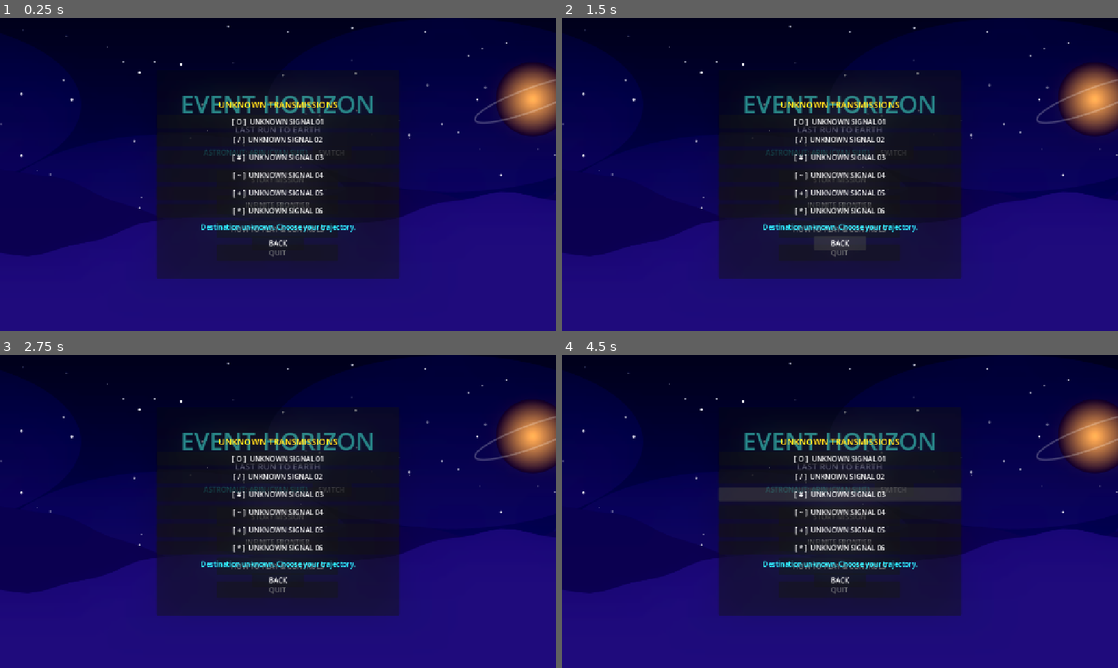
Above: before the commit, frames 1-4 (two rows, left to right).
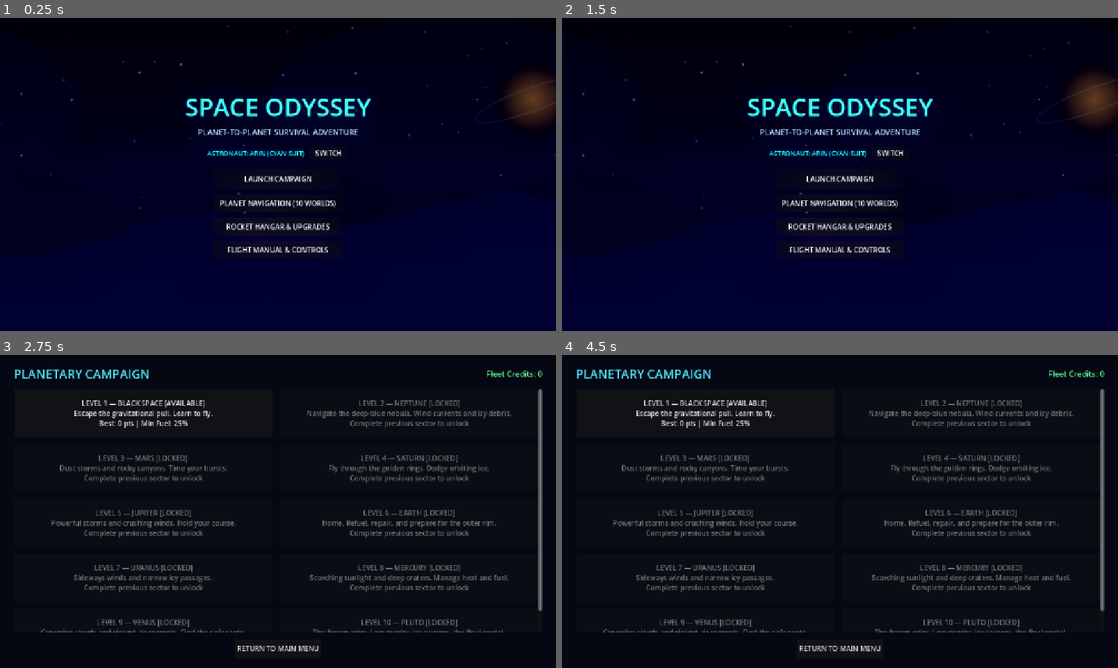
Above: after the commit, the same moments.

Repository: mallikarjunr444-gif/respawn-2d-game
Game: Godot game, scene res://scenes/main_menu.tscn
Two runs of this game, one before a commit and one after it. Both use one fixed random seed, a clock stepped at 60 frames per second and the inputs below.
Inputs (mouse positions are in pixels of both pictures, inside the frame that each line leads up to):
- Up to frame 1 (0.25 s): no input
- Up to frame 2 (1.5 s): click (840, 205) at 0.5 s, where only the run before the commit has a clickable "INFINITE FRONTIER"; click "BACK" (after the commit: "RETURN TO MAIN MENU") at 1.25 s
- Up to frame 3 (2.75 s): click (278, 539) at 2 s, where only the run after the commit has a clickable "PLANET NAVIGATION (10 WORLDS)"
- Up to frame 4 (4.5 s): click (840, 458) at 2.75 s, where only the run before the commit has a clickable "[ O ] UNKNOWN SIGNAL 01"; click (840, 477) at 3.5 s, where only the run before the commit has a clickable "[ / ] UNKNOWN SIGNAL 02"; click (840, 495) at 4.25 s, where only the run before the commit has a clickable "[ # ] UNKNOWN SIGNAL 03"

The runs differ from the first frame. In frame 1, 68% of the frame differs, in the area x 0-100%, y 0-100%; in frame 2, 68%; in frame 3, 74%; in frame 4, 76%.

Commit message:
feat: redesign main menu layout and update UI text for space odyssey theme

Diff:
--- a/scenes/main_menu.tscn
+++ b/scenes/main_menu.tscn
@@ -27,16 +27,14 @@
 expand_mode = 1
 stretch_mode = 6
 
-[node name="RouteBackdrop" type="ColorRect" parent="."]
-visible = false
-layout_mode = 1
-anchors_preset = 15
-anchor_right = 1.0
-anchor_bottom = 1.0
-grow_horizontal = 2
-grow_vertical = 2
-mouse_filter = 2
-color = Color(0.012, 0.026, 0.045, 1)
+[node name="DarkFilter" type="ColorRect" parent="."]
+layout_mode = 1
+anchors_preset = 15
+anchor_right = 1.0
+anchor_bottom = 1.0
+grow_horizontal = 2
+grow_vertical = 2
+color = Color(0.01, 0.02, 0.05, 0.65)
 
 [node name="CenterContainer" type="CenterContainer" parent="."]
 layout_mode = 1
@@ -48,25 +46,25 @@
 
 [node name="VBox" type="VBoxContainer" parent="CenterContainer"]
 layout_mode = 2
-theme_override_constants/separation = 24
+theme_override_constants/separation = 20
 
 [node name="TitleBox" type="VBoxContainer" parent="CenterContainer/VBox"]
 layout_mode = 2
 theme_override_constants/separation = 6
 
 [node name="Title" type="Label" parent="CenterContainer/VBox/TitleBox"]
-modulate = Color(1.5, 3.0, 4.5, 1)
-layout_mode = 2
-theme_override_colors/font_color = Color(0.24, 0.94, 1, 1)
+modulate = Color(1.2, 2.5, 3.8, 1)
+layout_mode = 2
+theme_override_colors/font_color = Color(0.3, 0.9, 1, 1)
 theme_override_font_sizes/font_size = 56
-text = "EVENT HORIZON"
+text = "SPACE ODYSSEY"
 horizontal_alignment = 1
 
 [node name="Subtitle" type="Label" parent="CenterContainer/VBox/TitleBox"]
 layout_mode = 2
-theme_override_colors/font_color = Color(0.85, 0.85, 1, 0.8)
-theme_override_font_sizes/font_size = 20
-text = "LAST RUN TO EARTH"
+theme_override_colors/font_color = Color(0.8, 0.9, 1, 0.85)
+theme_override_font_sizes/font_size = 18
+text = "PLANET-TO-PLANET SURVIVAL ADVENTURE"
 horizontal_alignment = 1
 
 [node name="CharSelector" type="HBoxContainer" parent="CenterContainer/VBox"]
@@ -76,8 +74,8 @@
 
 [node name="CharLabel" type="Label" parent="CenterContainer/VBox/CharSelector"]
 layout_mode = 2
-theme_override_font_sizes/font_size = 16
-text = "CHARACTER: ARIN (CYAN SUIT)"
+theme_override_font_sizes/font_size = 15
+text = "ASTRONAUT: ARIN (CYAN SUIT)"
 
 [node name="CharBtn" type="Button" parent="CenterContainer/VBox/CharSelector"]
 custom_minimum_size = Vector2(90, 32)
@@ -85,32 +83,33 @@
 text = "SWITCH"
 
 [node name="MenuButtons" type="VBoxContainer" parent="CenterContainer/VBox"]
-custom_minimum_size = Vector2(280, 0)
+custom_minimum_size = Vector2(300, 0)
 layout_mode = 2
 size_flags_horizontal = 4
-theme_override_constants/separation = 14
-
-[node name="StoryBtn" type="Button" parent="CenterContainer/VBox/MenuButtons"]
-custom_minimum_size = Vector2(0, 44)
-layout_mode = 2
-text = "STORY MISSION"
-
-[node name="EndlessBtn" type="Button" parent="CenterContainer/VBox/MenuButtons"]
-custom_minimum_size = Vector2(0, 44)
-layout_mode = 2
-text = "INFINITE FRONTIER"
+theme_override_constants/separation = 12
+
+[node name="LaunchBtn" type="Button" parent="CenterContainer/VBox/MenuButtons"]
+custom_minimum_size = Vector2(0, 46)
+layout_mode = 2
+text = "LAUNCH CAMPAIGN"
+
+[node name="PlanetsBtn" type="Button" parent="CenterContainer/VBox/MenuButtons"]
+custom_minimum_size = Vector2(0, 42)
+layout_mode = 2
+text = "PLANET NAVIGATION (10 WORLDS)"
+
+[node name="UpgradesBtn" type="Button" parent="CenterContainer/VBox/MenuButtons"]
+custom_minimum_size = Vector2(0, 42)
+layout_mode = 2
+text = "ROCKET HANGAR & UPGRADES"
 
 [node name="ControlsBtn" type="Button" parent="CenterContainer/VBox/MenuButtons"]
 custom_minimum_size = Vector2(0, 40)
 layout_mode = 2
-text = "HOW TO PLAY & CONTROLS"
-
-[node name="QuitBtn" type="Button" parent="CenterContainer/VBox/MenuButtons"]
-custom_minimum_size = Vector2(0, 40)
-layout_mode = 2
-text = "QUIT"
+text = "FLIGHT MANUAL & CONTROLS"
 
 [node name="ControlsModal" type="PanelContainer" parent="."]
+visible = false
 layout_mode = 1
 anchors_preset = 8
 anchor_left = 0.5
@@ -118,44 +117,50 @@
 anchor_right = 0.5
 anchor_bottom = 0.5
 offset_left = -300.0
-offset_top = -220.0
+offset_top = -240.0
 offset_right = 300.0
-offset_bottom = 220.0
+offset_bottom = 240.0
 grow_horizontal = 2
 grow_vertical = 2
 
 [node name="VBox" type="VBoxContainer" parent="ControlsModal"]
 layout_mode = 2
-alignment = 1
 theme_override_constants/separation = 12
 
 [node name="Title" type="Label" parent="ControlsModal/VBox"]
 layout_mode = 2
-theme_override_colors/font_color = Color(0.24, 0.94, 1, 1)
+theme_override_colors/font_color = Color(0.3, 0.9, 1, 1)
 theme_override_font_sizes/font_size = 22
-text = "PILOT MANUAL & CONTROLS"
-horizontal_alignment = 1
-
-[node name="ControlsText" type="Label" parent="ControlsModal/VBox"]
-layout_mode = 2
-text = "• MOVE: [A] / [D] or Left / Right Arrows
-• JUMP: [SPACE] or [W] (Hold for full height)
-• DASH: [SHIFT] (Air & Ground invulnerable boost)
-• SWORD SLASH: [J] or [Left Click] (Destroys voidlings & barriers)
-• PLASMA BLASTER: [K] or [Right Click] (Ranged energy bolts)
-• GRAVITY LANCE: [Hold K, release] (Piercing vortex shot)
-• PHASE SHIELD: [Q] (Absorbs incoming projectiles)
-• INTERACT: [E] (Forge terminals & devices)
-• RETRY: [R] | PAUSE: [ESC]"
-horizontal_alignment = 1
-
-[node name="CloseControlsBtn" type="Button" parent="ControlsModal/VBox"]
-custom_minimum_size = Vector2(140, 36)
-layout_mode = 2
-size_flags_horizontal = 4
-text = "BACK TO MENU"
-
-[node name="WorldSelectModal" type="PanelContainer" parent="."]
+text = "FLIGHT MANUAL & DIRECTIVES"
+horizontal_alignment = 1
+
+[node name="Content" type="RichTextLabel" parent="ControlsModal/VBox"]
+layout_mode = 2
+size_flags_vertical = 3
+bbcode_enabled = true
+text = "[color=#5cd6ff]FLIGHT CONTROLS[/color]
+• [b]W / A / S / D[/b] or [b]Arrow Keys[/b] — Steer Astronaut Flight Angle
+• [b]SPACEBAR[/b] — Fire Main Thruster (Consumes Fuel)
+• [b]SHIFT[/b] — Emergency Rocket Boost (High Speed Burst)
+
+[color=#5cd6ff]MISSION OBJECTIVES[/color]
+• Collect [b]Fuel Cells[/b] & [b]Energy Orbs[/b] to replenish your tank.
+• Dodge planetary hazards (storms, wind currents, debris, heat zones).
+• Reach the [b]Launch Gate[/b] with enough fuel to warp to the next world!
+• Singularity gravity exists [b]only in Level 1 (Black Space)[/b].
+
+[color=#5cd6ff]COMBAT & RECOVERY[/color]
+• [b]J / LMB[/b] — Energy Sword | [b]K / RMB[/b] — Blaster
+• [b]Q[/b] — Phase Shield | [b]Hold K[/b] — Gravity Lance
+• Hull damage drains fuel as an emergency stabilization penalty."
+
+[node name="CloseBtn" type="Button" parent="ControlsModal/VBox"]
+custom_minimum_size = Vector2(0, 38)
+layout_mode = 2
+text = "ACKNOWLEDGED"
+
+[node name="UpgradeModal" type="PanelContainer" parent="."]
+visible = false
 layout_mode = 1
 anchors_preset = 8
 anchor_left = 0.5
@@ -163,90 +168,61 @@
 anchor_right = 0.5
 anchor_bottom = 0.5
 offset_left = -280.0
-offset_top = -240.0
+offset_top = -220.0
 offset_right = 280.0
-offset_bottom = 240.0
-grow_horizontal = 2
-grow_vertical = 2
-
-[node name="VBox" type="VBoxContainer" parent="WorldSelectModal"]
-layout_mode = 2
-alignment = 1
+offset_bottom = 220.0
+grow_horizontal = 2
+grow_vertical = 2
+
+[node name="VBox" type="VBoxContainer" parent="UpgradeModal"]
+layout_mode = 2
+theme_override_constants/separation = 12
+
+[node name="Title" type="Label" parent="UpgradeModal/VBox"]
+layout_mode = 2
+theme_override_colors/font_color = Color(1, 0.8, 0.2, 1)
+theme_override_font_sizes/font_size = 24
+text = "ROCKET HANGAR UPGRADES"
+horizontal_alignment = 1
+
+[node name="CreditsLabel" type="Label" parent="UpgradeModal/VBox"]
+layout_mode = 2
+theme_override_colors/font_color = Color(0.3, 1, 0.6, 1)
+theme_override_font_sizes/font_size = 14
+text = "Fleet Credits Available: 0"
+horizontal_alignment = 1
+
+[node name="Grid" type="VBoxContainer" parent="UpgradeModal/VBox"]
+layout_mode = 2
 theme_override_constants/separation = 10
 
-[node name="Title" type="Label" parent="WorldSelectModal/VBox"]
-layout_mode = 2
-theme_override_colors/font_color = Color(1, 0.85, 0.2, 1)
-theme_override_font_sizes/font_size = 20
-text = "UNKNOWN TRANSMISSIONS"
-horizontal_alignment = 1
-
-[node name="W1Btn" type="Button" parent="WorldSelectModal/VBox"]
-layout_mode = 2
-text = "[ O ]  UNKNOWN SIGNAL 01"
-
-[node name="W2Btn" type="Button" parent="WorldSelectModal/VBox"]
-layout_mode = 2
-text = "[ / ]  UNKNOWN SIGNAL 02"
-
-[node name="W3Btn" type="Button" parent="WorldSelectModal/VBox"]
-layout_mode = 2
-text = "[ # ]  UNKNOWN SIGNAL 03"
-
-[node name="W4Btn" type="Button" parent="WorldSelectModal/VBox"]
-layout_mode = 2
-text = "[ ~ ]  UNKNOWN SIGNAL 04"
-
-[node name="W5Btn" type="Button" parent="WorldSelectModal/VBox"]
-layout_mode = 2
-text = "[ + ]  UNKNOWN SIGNAL 05"
-
-[node name="W6Btn" type="Button" parent="WorldSelectModal/VBox"]
-layout_mode = 2
-text = "[ * ]  UNKNOWN SIGNAL 06"
-
-[node name="RouteStatus" type="Label" parent="WorldSelectModal/VBox"]
-layout_mode = 2
-theme_override_colors/font_color = Color(0.3, 0.94, 1, 1)
-text = "Destination unknown. Choose your trajectory."
-horizontal_alignment = 1
-
-[node name="RouteScanLine" type="ColorRect" parent="."]
-visible = false
-layout_mode = 1
-anchor_right = 1.0
-offset_bottom = 2.0
-mouse_filter = 2
-color = Color(0.3, 0.9, 1, 0.22)
-
-[node name="BackBtn" type="Button" parent="WorldSelectModal/VBox"]
-custom_minimum_size = Vector2(120, 32)
-layout_mode = 2
-size_flags_horizontal = 4
-text = "BACK"
-
-[node name="WarpOverlay" type="ColorRect" parent="."]
-visible = false
-modulate = Color(1, 1, 1, 0)
-layout_mode = 1
-anchors_preset = 15
-anchor_right = 1.0
-anchor_bottom = 1.0
-grow_horizontal = 2
-grow_vertical = 2
-mouse_filter = 2
-color = Color(0.15, 0.85, 1, 1)
+[node name="TankBtn" type="Button" parent="UpgradeModal/VBox/Grid"]
+custom_minimum_size = Vector2(0, 42)
+layout_mode = 2
+text = "Fuel Tank Capacity"
+
+[node name="ThrustBtn" type="Button" parent="UpgradeModal/VBox/Grid"]
+custom_minimum_size = Vector2(0, 42)
+layout_mode = 2
+text = "Rocket Thrust Power"
+
+[node name="EffBtn" type="Button" parent="UpgradeModal/VBox/Grid"]
+custom_minimum_size = Vector2(0, 42)
+layout_mode = 2
+text = "Engine Efficiency"
+
+[node name="CloseUpgradeBtn" type="Button" parent="UpgradeModal/VBox"]
+custom_minimum_size = Vector2(0, 38)
+layout_mode = 2
+text = "CLOSE HANGAR"
 
 [connection signal="pressed" from="CenterContainer/VBox/CharSelector/CharBtn" to="." method="_on_char_btn_pressed"]
-[connection signal="pressed" from="CenterContainer/VBox/MenuButtons/StoryBtn" to="." method="_on_story_btn_pressed"]
-[connection signal="pressed" from="CenterContainer/VBox/MenuButtons/EndlessBtn" to="." method="_on_endless_btn_pressed"]
+[connection signal="pressed" from="CenterContainer/VBox/MenuButtons/LaunchBtn" to="." method="_on_launch_btn_pressed"]
+[connection signal="pressed" from="CenterContainer/VBox/MenuButtons/PlanetsBtn" to="." method="_on_planets_btn_pressed"]
+[connection signal="pressed" from="CenterContainer/VBox/MenuButtons/UpgradesBtn" to="." method="_on_upgrades_btn_pressed"]
 [connection signal="pressed" from="CenterContainer/VBox/MenuButtons/ControlsBtn" to="." method="_on_controls_btn_pressed"]
-[connection signal="pressed" from="CenterContainer/VBox/MenuButtons/QuitBtn" to="." method="_on_quit_btn_pressed"]
-[connection signal="pressed" from="ControlsModal/VBox/CloseControlsBtn" to="." method="_on_close_controls_pressed"]
-[connection signal="pressed" from="WorldSelectModal/VBox/W1Btn" to="." method="_on_world_btn_pressed" binds= [0]]
-[connection signal="pressed" from="WorldSelectModal/VBox/W2Btn" to="." method="_on_world_btn_pressed" binds= [1]]
-[connection signal="pressed" from="WorldSelectModal/VBox/W3Btn" to="." method="_on_world_btn_pressed" binds= [2]]
-[connection signal="pressed" from="WorldSelectModal/VBox/W4Btn" to="." method="_on_world_btn_pressed" binds= [3]]
-[connection signal="pressed" from="WorldSelectModal/VBox/W5Btn" to="." method="_on_world_btn_pressed" binds= [4]]
-[connection signal="pressed" from="WorldSelectModal/VBox/W6Btn" to="." method="_on_world_btn_pressed" binds= [5]]
-[connection signal="pressed" from="WorldSelectModal/VBox/BackBtn" to="." method="_on_close_world_select_pressed"]
+[connection signal="pressed" from="ControlsModal/VBox/CloseBtn" to="." method="_on_close_controls_pressed"]
+[connection signal="pressed" from="UpgradeModal/VBox/Grid/TankBtn" to="." method="_on_upgrade_tank_pressed"]
+[connection signal="pressed" from="UpgradeModal/VBox/Grid/ThrustBtn" to="." method="_on_upgrade_thrust_pressed"]
+[connection signal="pressed" from="UpgradeModal/VBox/Grid/EffBtn" to="." method="_on_upgrade_eff_pressed"]
+[connection signal="pressed" from="UpgradeModal/VBox/CloseUpgradeBtn" to="." method="_on_close_upgrades_pressed"]
